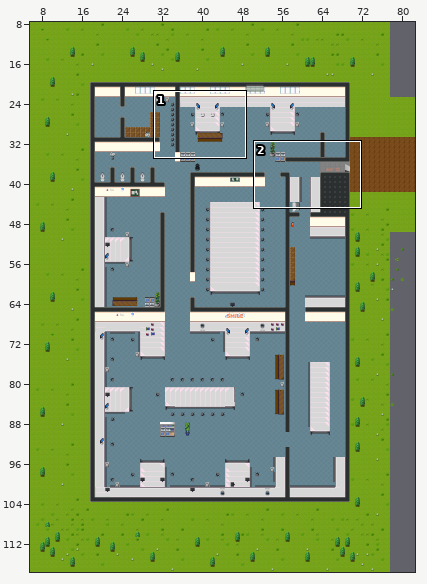
Tiled map (JSON), stored at maps/grenoble_agency.json. Above: a wide view before the commit, with the close-up outlined.
Close-up. The starting point:
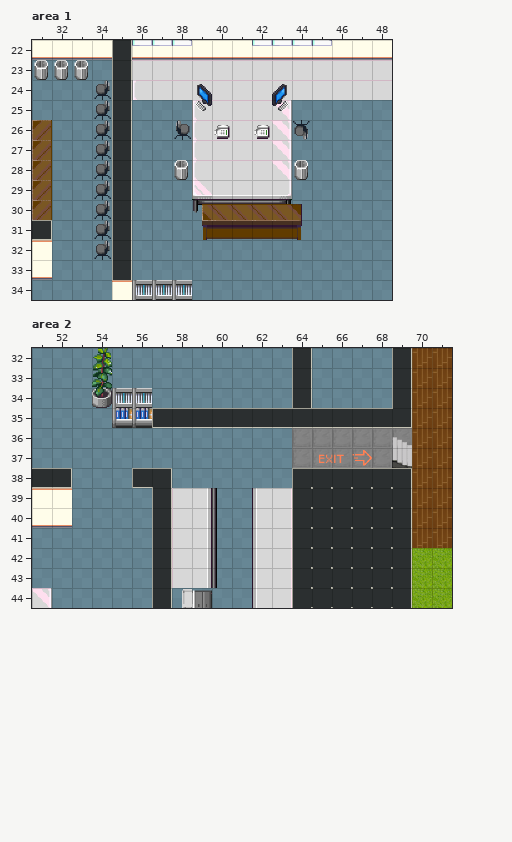
Cells are 32x32 px. Shown: area 1 x 31..48, y 22..34; area 2 x 51..71, y 32..44. The commit also changed other parts of the map, which this record leaves out.
New version:
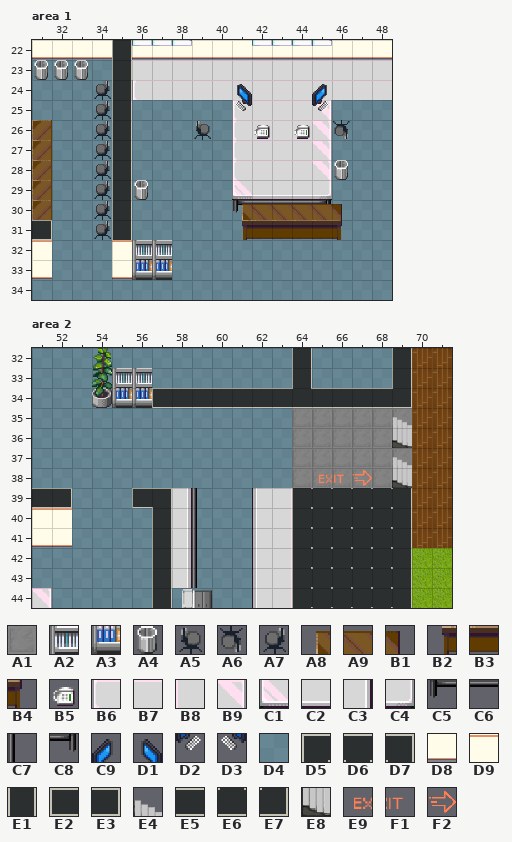
Key: from "floortileset": A1 23; from "office_1": A2 19, A3 35, A4 96, A5 114, A6 114 turned 180, A7 115, A8 129, A9 130, B1 131, B2 145, B3 146, B4 147, B5 151, B6 152, B7 153, B8 153 turned 270, B9 154, C1 168, C2 169, C3 169 turned 270, C4 170, C5 184, C6 185, C7 185 turned 270, C8 186, C9 189, D1 190, D2 205, D3 206; from "office_2": D4 1, D5 7, D6 8, D7 9, D8 13, D9 14, E1 19, E2 23, E3 25, E4 27, E5 32, E6 34, E7 35, E8 40; from "sign_and_text": E9 4, F1 5, F2 6 turned 90.
__ is an empty cell, ## one hidden under a higher layer.
Tiles replaced or removed in this view: A2, A3, A4, A5, A6, A7, A8, A9, B1, B2, B3, B4, B5, B6, B7, B8, B9, C1, C2, C3, C4, C5, C6, C7, C8, C9, D1, D2, D3, D5, D6, D7, D8, D9, E1, E2, E3, E4, E5, E7, E8, E9, F1, F2.
Changes in this commit:
Changed rows in their new state; .. is an unchanged cell.
Layer "ground 2", area 1:
first column x 35:
32 D9
33 D8
34 __
Layer "layer 1", area 1:
first column x 34:
25 .. .. .. .. .. __ __ B6 .. B7 B7 B9 ..
26 .. .. .. .. __ A5 __ B6 .. B7 B7 B9 A6
27 .. .. .. .. .. __ __ B6 .. B7 B7 B9 ..
28 .. .. .. .. __ __ __ B6 .. B7 B7 B9 A4
29 .. .. A4 .. .. __ __ C1 .. C2 C2 C4 ..
30 .. .. .. .. .. __ __ C5 .. C6 C6 C8 ..
32 __ .. .. .. .. .. .. .. .. .. .. .. ..
Layer "layer 2", area 1:
first column x 40:
26 __ .. .. .. B5
first column x 36:
30 .. .. .. __ __ A8 .. .. A9 A9 B1
31 .. .. .. __ __ B2 .. .. B3 B3 B4
32 A2 A2 .. .. .. .. .. .. .. .. ..
33 A3 A3 .. .. .. .. .. .. .. .. ..
34 __ __ __ .. .. .. .. .. .. .. ..
Layer "abovePlayer 1", area 1:
first column x 39:
24 __ .. D1 .. __ .. C9
25 __ .. D3 .. __ .. D2
Layer "ground 2", area 2:
first column x 51:
34 .. .. .. .. .. .. E2 E5 E5 E5 E5 E5 E5 E6 E5 E5 E5 E5 E7
35 .. .. .. .. .. .. __ __ __ __ __ __ __ A1 A1 A1 A1 A1 A1
38 D4 D4 .. .. .. D4 D4 .. .. .. .. .. .. A1 A1 A1 A1 A1 ##
39 E5 E3 .. .. .. E2 D7 .. .. .. .. .. .. .. .. .. .. .. ..
40 D9 D9 .. .. .. .. .. .. .. .. .. .. .. .. .. .. .. .. ..
41 D8 D8 .. .. .. .. .. .. .. .. .. .. .. .. .. .. .. .. ..
Layer "layer 1", area 2:
first column x 58:
35 .. .. .. .. .. .. .. .. .. .. .. E4
36 .. .. .. .. .. .. .. .. .. .. .. E8
37 .. .. .. .. .. .. .. .. .. .. .. E4
38 .. .. .. .. .. .. .. .. .. .. .. E8
39 C3 C7 __ .. .. .. .. .. .. .. .. ..
40 C3 C7 __ .. .. .. .. .. .. .. .. ..
41 C3 C7 __ .. .. .. .. .. .. .. .. ..
42 C3 C7 __ .. .. .. .. .. .. .. .. ..
43 C3 C7 __ .. .. .. .. .. .. .. .. ..
Layer "layer 2", area 2:
first column x 55:
33 A2 A2 .. .. .. .. .. .. .. .. .. .. ..
34 A3 A3 .. .. .. .. .. .. .. .. .. .. ..
35 __ __ .. .. .. .. .. .. .. .. .. .. ..
37 .. .. .. .. .. .. .. .. .. .. __ __ __
38 .. .. .. .. .. .. .. .. .. .. E9 F1 F2
Pixel boxes of the changes (left, top, right, bottom) in both close-ups:
changed: (174, 84, 252, 240)
changed: (272, 84, 350, 240)
added: (134, 180, 148, 200)
changed: (94, 240, 192, 300)
changed: (112, 368, 412, 588)
changed: (32, 468, 72, 548)
